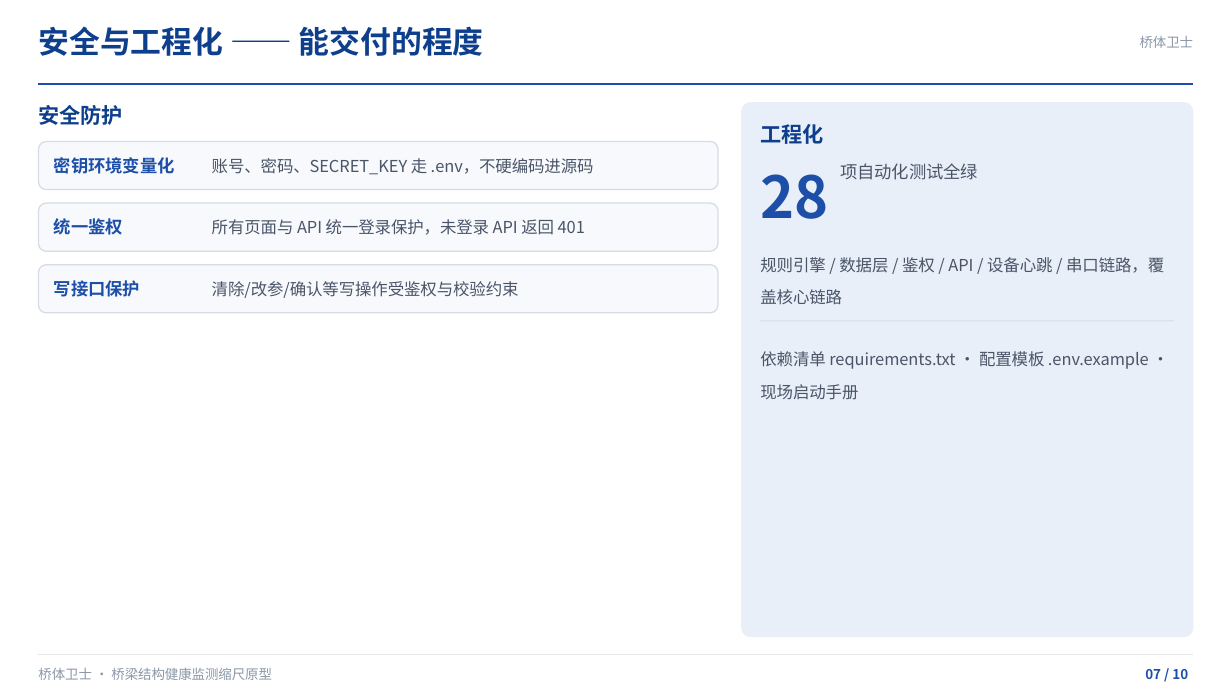
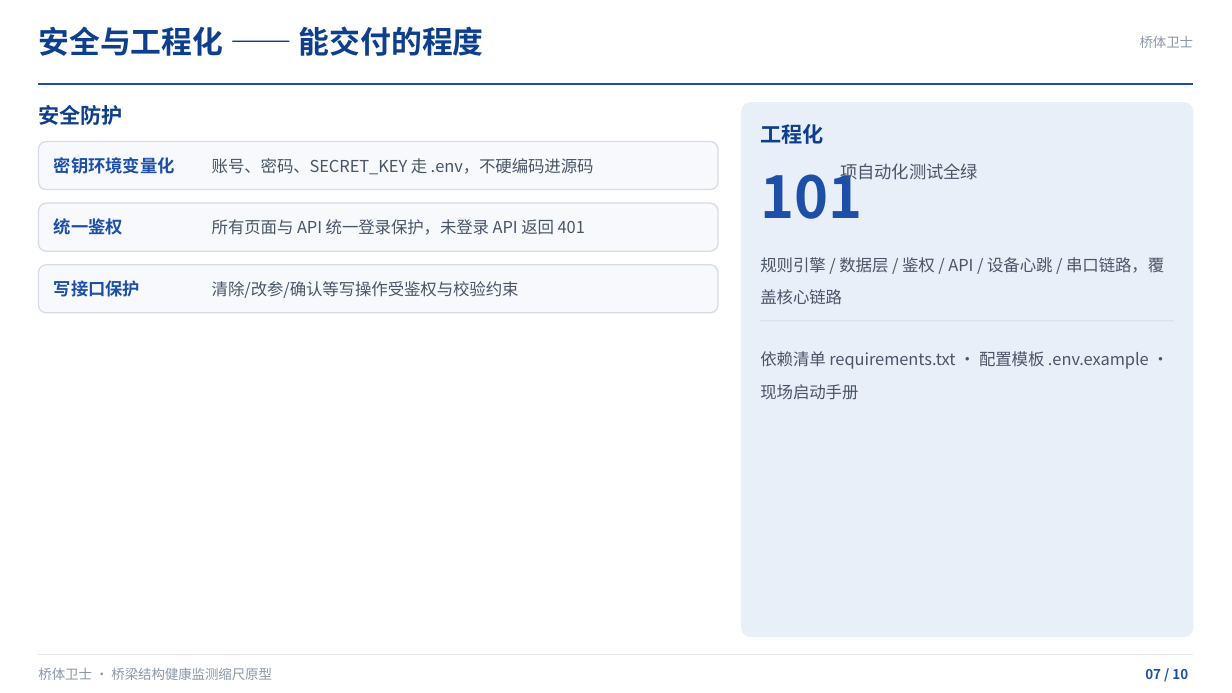
Before and after one commit to cx0806V/bridge-guardian, a slide deck: slide 7 of 桥体卫士答辩PPT/桥体卫士答辩PPT.pptx. Drawn at 1232x693 pixels with LibreOffice and Linux fonts; fonts in the diff are those of the drawing. Boxes give left, top, right and bottom in pixels: in the first picture for what was removed or moved away, otherwise in the second. Text is boxed around its words. In the diff, an @@ line names an element or a change of style, - is before the commit and + after.

```diff
--- a/桥体卫士答辩PPT/桥体卫士答辩PPT.pptx
+++ b/桥体卫士答辩PPT/桥体卫士答辩PPT.pptx
@@ text at [760,164,862,219]: text changed @@
-28
+101
```
Also in this commit, not shown: 1 other slide changed, 56 other files.
